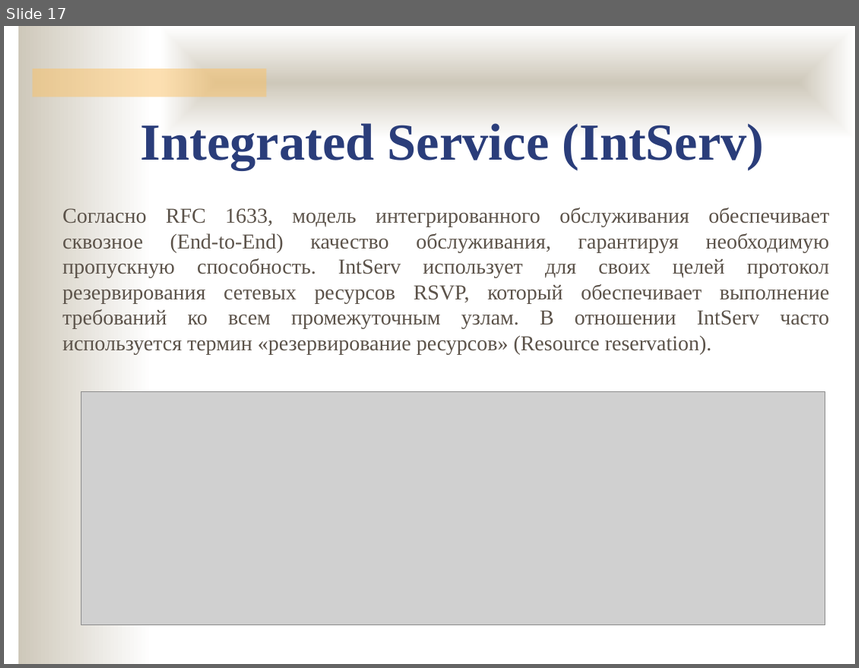
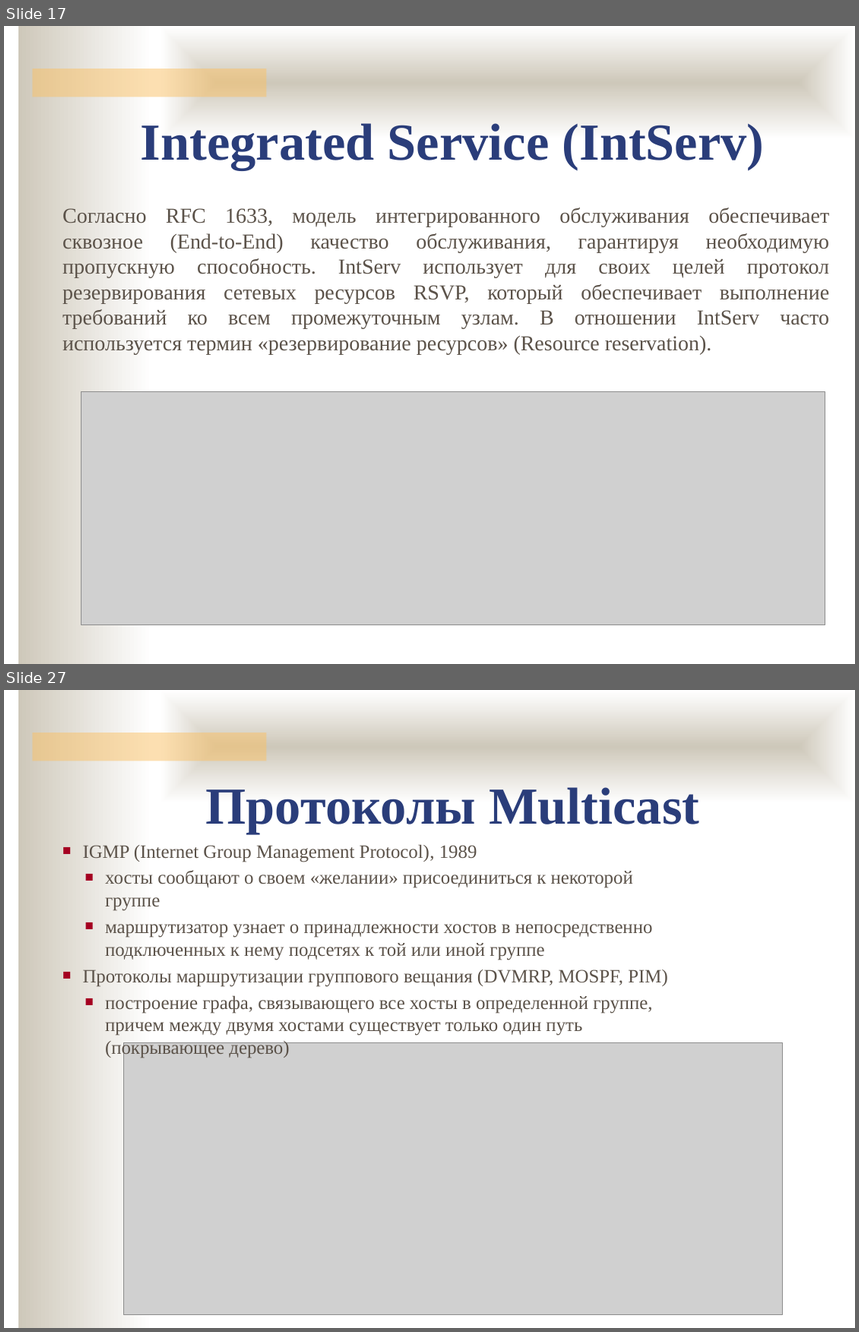
Before and after one commit to ukoloff/nets, a slide deck: lecture/L3+.pptx. Shown one above the other, each under a label of ours: slide 17 before the commit, slides 17 and 27 after it; the slides between them are not shown. The pictures are 859x668 and 859x1332 pixels, drawn with LibreOffice and Linux fonts; fonts in the diff are those of the drawing; grey boxes stand for pictures; background and template pictures are left out. Boxes give left, top, right and bottom in pixels: in the first picture for what was removed or moved away, otherwise in the second. Text is boxed around its words. In the diff, an @@ line names an element or a change of style, - is before the commit and + after.

Commit message:
+Multicast

```diff
--- a/lecture/L3+.pptx
+++ b/lecture/L3+.pptx
@@ slide 27 added at [4,690,855,1328], background #FFFFFF; not listed: 3 template elements that a slide beside it also shows @@
@@ text added at [206,787,699,834], 44 pt, text #2A3D7A, bold @@
+Протоколы Multicast
@@ text added at [83,844,668,1059], 16 pt, text #5B5249 @@
+■ IGMP (Internet Group Management Protocol), 1989
+  ■ хосты сообщают о своем «желании» присоединиться к некоторой группе
+  ■ маршрутизатор узнает о принадлежности хостов в непосредственно подключенных к нему подсетях к той или иной группе
+■ Протоколы маршрутизации группового вещания (DVMRP, MOSPF, PIM)
+  ■ построение графа, связывающего все хосты в определенной группе, причем между двумя хостами существует только один путь (покрывающее дерево)
@@ picture added at [124,1043,783,1315] @@
```
Also in this commit, not shown: 4 slides changed, 9 other slides added.
